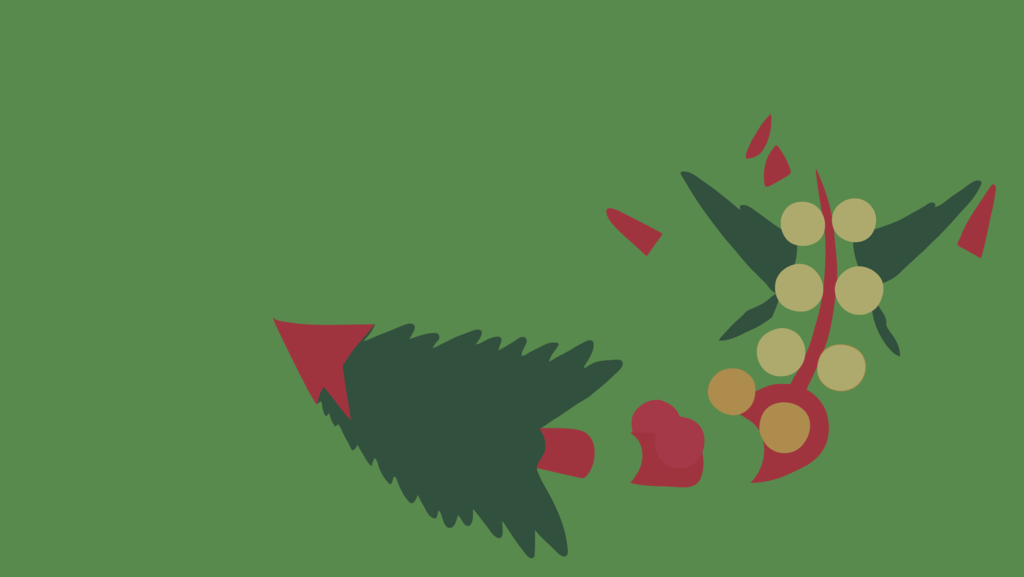
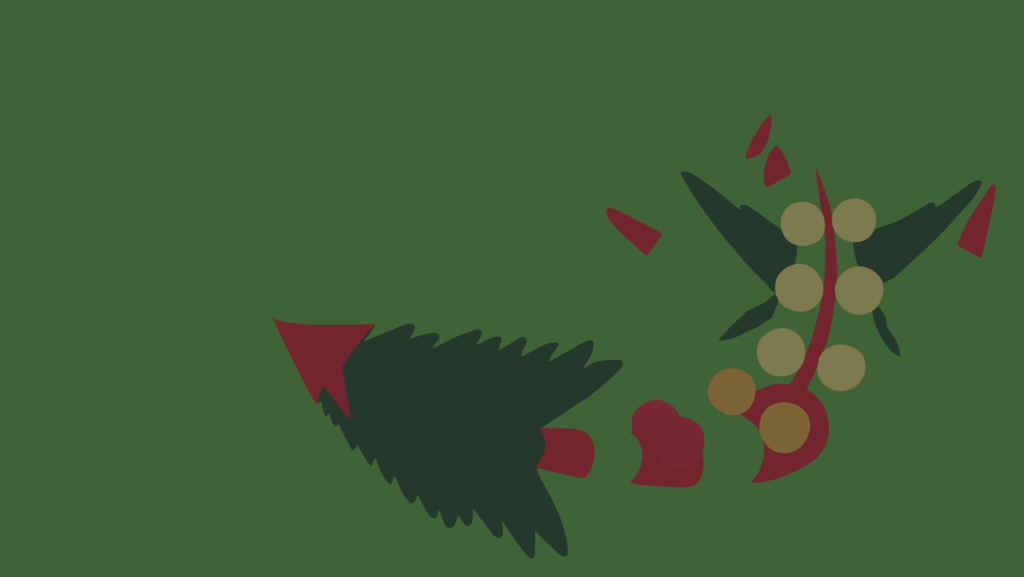
Two versions of the same layered image (1024x577). Layer-by-layer changes:
"Layer 1": opacity 30% → 50% over [0, 0, 1024, 577]
